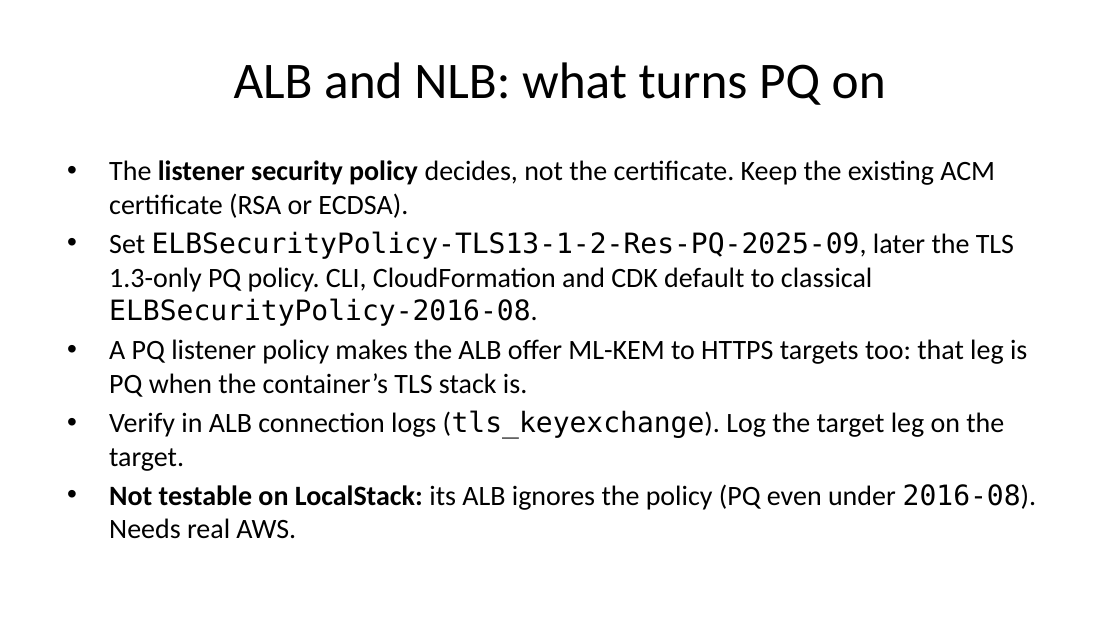
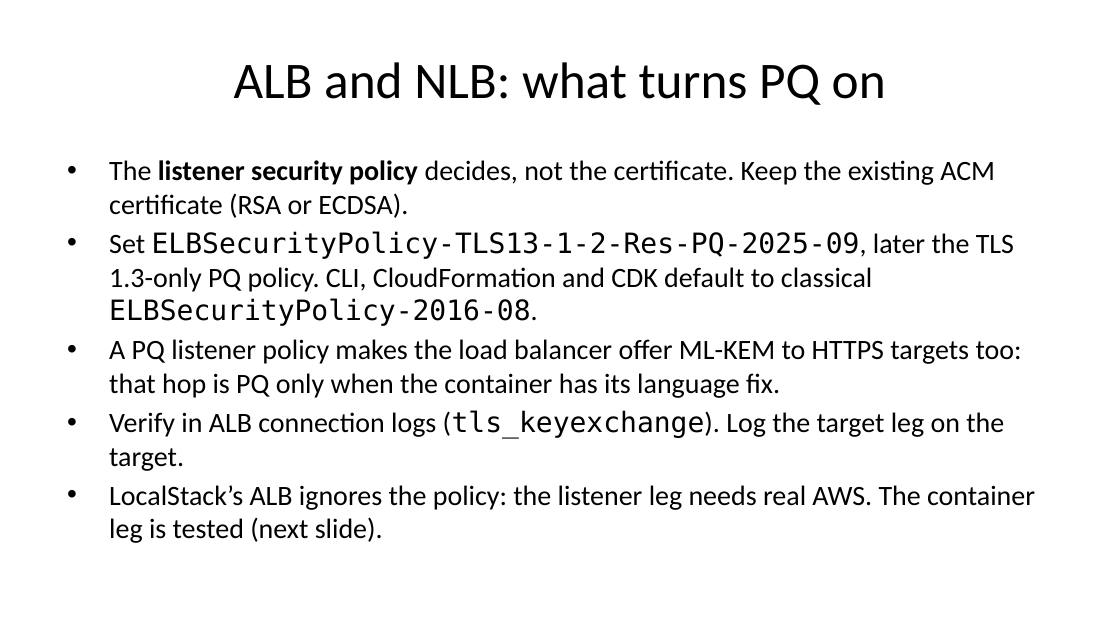
Before and after one commit to moolivkkr/PQC, a slide deck: slide 30 of PQC-Summary.pptx. Drawn at 1120x630 pixels with LibreOffice and Linux fonts; fonts in the diff are those of the drawing. Boxes give left, top, right and bottom in pixels: in the first picture for what was removed or moved away, otherwise in the second. Text is boxed around its words. In the diff, an @@ line names an element or a change of style, - is before the commit and + after.

Commit message:
Docs: ALB-to-container target leg results in the Load balancers tab, language tabs, overview, deck and README
- Load balancers tab: e2e target-leg table per language (no fix / fix / PQ by default) and the LocalStack listener limit
- Each language tab's simple-server case: the target-leg result; Java 8 + kit v2 server now tested
- Deck: new 'ALB to container' slide (35 slides), 469 cases on the verification slide
- Rebuilt HTML, PDF, DOCX

```diff
--- a/PQC-Summary.pptx
+++ b/PQC-Summary.pptx
@@ text at [109,339,1022,398]: text changed @@
-• A PQ listener policy makes the ALB offer ML-KEM to HTTPS targets too: that leg is PQ when the container’s TLS stack is.
+• A PQ listener policy makes the load balancer offer ML-KEM to HTTPS targets too: that hop is PQ only when the container has its language fix.
@@ text at [109,485,1035,543]: text changed @@
-• Not testable on LocalStack: its ALB ignores the policy (PQ even under 2016-08). Needs real AWS.
+• LocalStack’s ALB ignores the policy: the listener leg needs real AWS. The container leg is tested (next slide).
```
Also in this commit, not shown: 1 other slide changed, 1 slide added, 12 other files.
